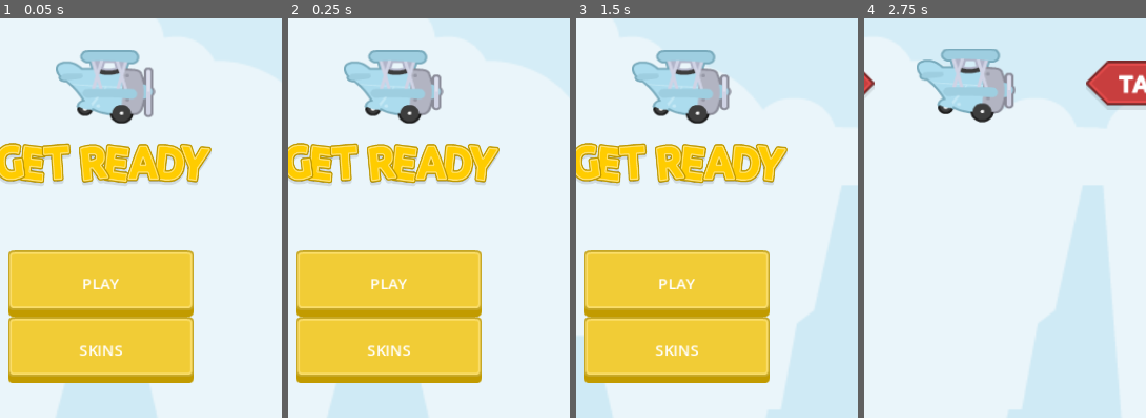
Above: before the commit, frames 1-4 (left to right).
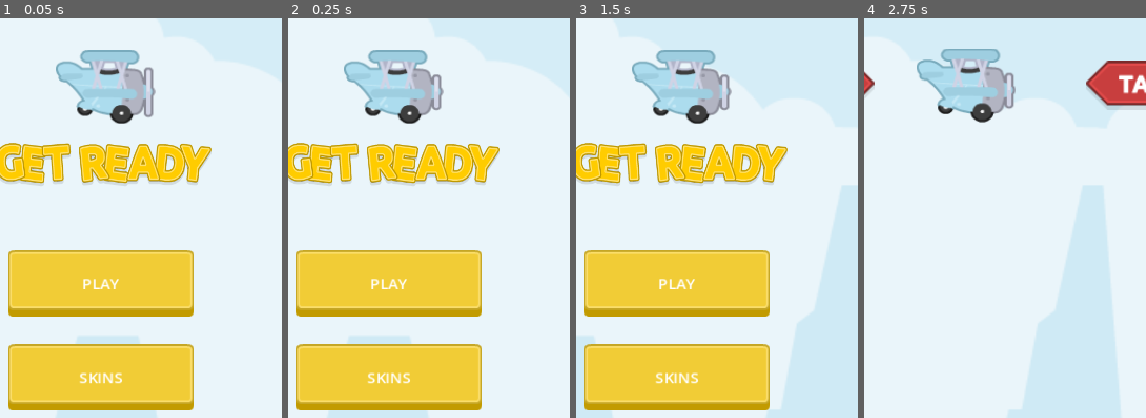
Above: after the commit, the same moments.

Repository: galih9/tappy-plane
Game: Godot game, scene res://Scenes/main.tscn
Two runs of this game, one before a commit and one after it. Both use one fixed random seed, a clock stepped at 60 frames per second and the inputs below.
Inputs:
- Up to frame 1 (0.05 s): no input
- Up to frame 2 (0.25 s): no input
- Up to frame 3 (1.5 s): click "SKINS" at 0.5 s; click "← Back" at 1.25 s
- Up to frame 4 (2.75 s): click "PLAY" at 2 s
The pictures show only the part of the screen within x 32-82%, y 23-73%; the shares and areas given below are measured in that part.

The runs differ from the first frame. In frame 1, 11% of the frame differs, in the area x 2-69%, y 74-98%; in frame 2, 11%; in frame 3, 11%; in frame 4, nothing differs.

Commit message:
add audio and bug fixes

Diff:
--- a/Scenes/main.tscn
+++ b/Scenes/main.tscn
@@ -152,10 +152,10 @@
 anchor_top = 0.5
 anchor_right = 0.5
 anchor_bottom = 0.5
-offset_left = -75.0
-offset_top = 90.0
-offset_right = 75.0
-offset_bottom = 150.0
+offset_left = -98.0
+offset_top = 114.0
+offset_right = 98.0
+offset_bottom = 184.0
 grow_horizontal = 2
 grow_vertical = 2
 texture_normal = ExtResource("5_restart")
--- /dev/null
+++ b/Scripts/audio_manager.gd
@@ -0,0 +1,22 @@
+extends Node
+
+var players: Dictionary = {}
+
+var audio_files = {
+	"play": "res://Assets/Audio/play.ogg",
+	"stars": "res://Assets/Audio/stars.ogg",
+	"fly": "res://Assets/Audio/fly.ogg",
+	"game_over": "res://Assets/Audio/game_over.ogg",
+	"click": "res://Assets/Audio/click.ogg"
+}
+
+func _ready():
+	for key in audio_files.keys():
+		var player = AudioStreamPlayer.new()
+		player.stream = load(audio_files[key])
+		add_child(player)
+		players[key] = player
+
+func play(sound_name: String):
+	if players.has(sound_name):
+		players[sound_name].play()
--- a/Scripts/game_manager.gd
+++ b/Scripts/game_manager.gd
@@ -128,6 +128,7 @@
 		menu_stars_label.text = "⭐ %d" % SaveData.total_stars
 
 func _on_skins_pressed():
+	AudioManager.play("click")
 	if skin_selector_instance:
 		skin_selector_instance.refresh()
 		skin_selector_instance.visible = true
@@ -199,12 +200,20 @@
 				_spawn_spike(false) # Ground spike
 				spike_spawn_timer = randf_range(1.5, 3.5)
 
+				# Prevent ceiling spike from spawning too close
+				if cave_mode_enabled and ceiling_spike_spawn_timer < 1.5:
+					ceiling_spike_spawn_timer = 1.5
+
 		# Ceiling spike spawning (after cave mode enabled)
 		if cave_mode_enabled:
 			ceiling_spike_spawn_timer -= delta
 			if ceiling_spike_spawn_timer <= 0:
 				_spawn_spike(true) # Ceiling spike
 				ceiling_spike_spawn_timer = randf_range(2.0, 4.0)
+
+				# Prevent ground spike from spawning too close
+				if spike_spawn_timer < 1.5:
+					spike_spawn_timer = 1.5
 
 		# Star spawning (after 100m)
 		if distance >= 100.0:
@@ -310,11 +319,13 @@
 	add_child(star)
 
 func collect_star():
+	AudioManager.play("stars")
 	stars_collected += 1
 	emit_signal("star_collected")
 	_update_hud()
 
 func _on_play_pressed():
+	AudioManager.play("play")
 	prepare_game()
 
 func prepare_game():
@@ -326,6 +337,10 @@
 		parallax_bg.autoscroll = Vector2.ZERO
 
 	if plane_node:
+		# Update skin
+		if plane_node.has_method("update_skin"):
+			plane_node.update_skin()
+
 		# Center the plane
 		plane_node.position = Vector2(171, 150)
 		plane_node.rotation_degrees = 0
@@ -380,6 +395,7 @@
 	if is_game_over: return
 	is_game_over = true
 	is_game_active = false
+	AudioManager.play("game_over")
 
 	# Stop parallax scrolling
 	if parallax_bg:
@@ -398,4 +414,5 @@
 	emit_signal("game_over")
 
 func _on_restart_pressed():
+	AudioManager.play("click")
 	get_tree().reload_current_scene()
--- a/Scripts/plane.gd
+++ b/Scripts/plane.gd
@@ -14,13 +14,18 @@
 
 func _ready():
 	game_manager = get_tree().root.get_node("Main")
+	update_skin()
 
-	var skin_name = SaveData.selected_skin
-	animated_sprite.play(skin_name)
+	# Listen for skin changes so plane updates on the menu
+	SaveData.skin_changed.connect(update_skin)
 
 	# Load puff textures
 	puff_large_texture = load("res://Assets/Sprites/puffLarge.png")
 	puff_small_texture = load("res://Assets/Sprites/puffSmall.png")
+
+func update_skin():
+	var skin_name = SaveData.selected_skin
+	animated_sprite.play(skin_name)
 
 func _physics_process(delta):
 	if not game_manager:
@@ -82,6 +87,7 @@
 					return
 
 func jump():
+	AudioManager.play("fly")
 	velocity.y = JUMP_FORCE
 	_spawn_puff_effect()
 
--- a/Scripts/save_data.gd
+++ b/Scripts/save_data.gd
@@ -2,6 +2,8 @@
 
 # Persistent save data for TappyPlane
 # Registered as autoload "SaveData" in project.godot
+
+signal skin_changed
 
 const SAVE_PATH = "user://save.cfg"
 
@@ -12,9 +14,9 @@
 # Skin unlock costs (blue is always free)
 const SKIN_COSTS: Dictionary = {
 	"blue": 0,
-	"green": 50,
-	"red": 100,
-	"yellow": 200
+	"green": 2,
+	"red": 5,
+	"yellow": 10
 }
 
 func _ready():
@@ -63,3 +65,4 @@
 	if is_skin_unlocked(skin_name):
 		selected_skin = skin_name
 		save_data()
+		emit_signal("skin_changed")
--- a/Scripts/skin_selector.gd
+++ b/Scripts/skin_selector.gd
@@ -141,6 +141,7 @@
 			btn.modulate = Color(0.6, 0.6, 0.6)
 
 func _on_skin_action(skin_name: String):
+	AudioManager.play("click")
 	if SaveData.is_skin_unlocked(skin_name):
 		SaveData.select_skin(skin_name)
 	else:
@@ -150,4 +151,5 @@
 	refresh()
 
 func _on_close_pressed():
+	AudioManager.play("click")
 	visible = false
--- a/project.godot
+++ b/project.godot
@@ -18,6 +18,7 @@
 [autoload]
 
 SaveData="*res://Scripts/save_data.gd"
+AudioManager="*res://Scripts/audio_manager.gd"
 
 [display]
 
Not shown, added: Assets/Audio/click.ogg.import
Not shown, added: Assets/Audio/fly.ogg.import
Not shown, added: Assets/Audio/game_over.ogg.import
Not shown, added: Assets/Audio/play.ogg.import
Not shown, added: Assets/Audio/stars.ogg.import
Not shown, added: Scripts/audio_manager.gd.uid
Not shown, changed: export_presets.cfg
Not shown, added: Assets/Audio/click.ogg
Not shown, added: Assets/Audio/fly.ogg
Not shown, added: Assets/Audio/game_over.ogg
Not shown, added: Assets/Audio/play.ogg
Not shown, added: Assets/Audio/stars.ogg
